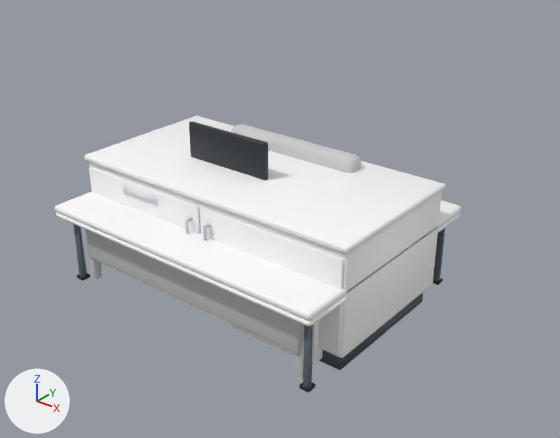
The glTF model game/Art/Models/furniture_kit.glb: old version first, new version second.
Before and after are seen from a 50 mm camera at (2.86, -3.36, 2.58) aimed at (0.17, 0.0, 0.49). Lighting does not change. The marker at lower left points along +X, +Y and +Z. The older version comes first.

In view in the first picture: 'clinical_cupboard', 'lounge_chair', 'office_desk', 'staff_table'.
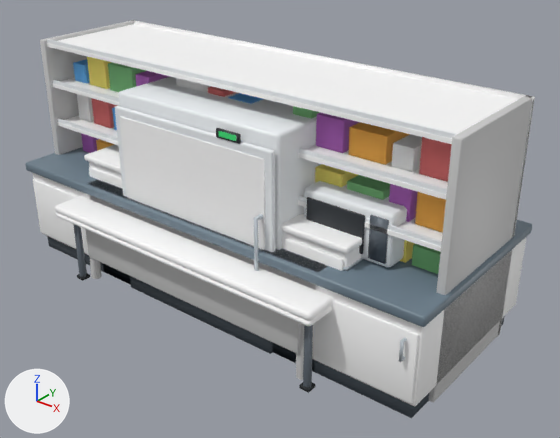
What differs and where, as boxes (x1, y1, x2, y2) in the pictures (560 x 438 px):
'medicine_shelves', added: after (40, 20, 535, 402)
    faces in mat_tintlight_laminate (white #ffffff): (47, 24, 518, 252)
    faces in mat_tintdark_laminate (light grey #cccccc): (40, 21, 534, 402)
    faces in mat_white_plastic (white #eef2f5): (47, 39, 456, 246)
    faces in mat_boxorange (orange #ffb74d): (96, 122, 446, 233)
    faces in mat_boxpurple (purple #ba68c8): (81, 71, 418, 222)
'kitchenette', added: after (26, 147, 532, 418)
    faces in mat_worktop_laminate (greyish blue #6d7f8c): (26, 147, 532, 327)
    faces in mat_tintlight_laminate (white #ffffff): (33, 179, 419, 404)
    faces in mat_tint_laminate (white #ffffff): (33, 173, 526, 406)
    faces in mat_white_plastic (white #eef2f5): (304, 181, 407, 267)
    faces in mat_plinth_rubber (greyish blue #4a545d): (47, 236, 504, 418)
'drug_fridge', added: after (115, 77, 321, 354)
    faces in mat_white_plastic (white #eef2f5): (115, 77, 321, 252)
    faces in mat_plinth_rubber (greyish blue #4a545d): (130, 276, 273, 354)
    faces in mat_chrome (light grey #c3ccd3): (254, 214, 263, 271)
    faces in mat_black_plastic (dark grey #2a2f34): (216, 128, 241, 144)
'drug_fridge_glass', added: after (120, 116, 265, 250)
'plaster_sink', added (mostly hidden): after (88, 180, 327, 372)
    faces in mat_tint_laminate (white #ffffff): (90, 196, 316, 290)
    faces in mat_basin_ceramic (white #f4f7f9): (88, 180, 327, 272)
    faces in mat_plinth_rubber (greyish blue #4a545d): (103, 265, 315, 372)
'instrument_trolley', added (mostly hidden): after (89, 173, 363, 271)
'clinical_cupboard', unchanged, covered by the edit: before (84, 116, 446, 370); after (84, 145, 362, 271)
'lounge_chair', unchanged, covered by the edit: before (231, 124, 361, 173)

Diff of the bpy script that builds the scene:
```diff
--- a/game/Art/Models/furniture_kit.glb.py
+++ b/game/Art/Models/furniture_kit.glb.py
@@ ob_instrument_trolley @@
+ob_instrument_trolley = bpy.data.objects.new('instrument_trolley', me_instrument_trolley)  # 692 vertices, 1260 faces; spans x -1.01..1.01, y -0.51..0.51, z 0.0..0.69; in mat_sink_steel (light grey #c3ccd3), mat_chrome (light grey #c3ccd3), mat_rubber (black #22272b), mat_drape_fabric (blue #3f7fbf), mat_boxwhite (white #f5f5f5)
+ob_instrument_trolley.location = (0.0, 0.0, 0.0)
@@ ob_medicine_shelves @@
+ob_medicine_shelves = bpy.data.objects.new('medicine_shelves', me_medicine_shelves)  # 776 vertices, 1212 faces; spans x -1.5..1.5, y -0.4..0.4, z 0.0..1.43; in mat_tint_laminate (white #ffffff), mat_tintdark_laminate (light grey #cccccc), mat_tintlight_laminate (white #ffffff), mat_white_plastic (white #eef2f5), mat_boxred (pink #e57373), mat_boxblue (blue #64b5f6), mat_boxyellow (yellow #fff176), mat_boxgreen (green #81c784), mat_boxpurple (purple #ba68c8), mat_boxorange (orange #ffb74d), mat_boxwhite (white #f5f5f5)
+ob_medicine_shelves.location = (0.0, 0.0, 0.0)
@@ ob_drug_fridge_glass @@
+ob_drug_fridge_glass = bpy.data.objects.new('drug_fridge_glass', me_drug_fridge_glass)  # a box spanning x -0.54..0.54, y -0.586..-0.574, z 0.17..1.156; in mat_tint_glass (white #ffffff)
+ob_drug_fridge_glass.location = (0.0, 0.0, 0.0)
@@ ob_drug_fridge @@
+ob_drug_fridge = bpy.data.objects.new('drug_fridge', me_drug_fridge)  # 264 vertices, 452 faces; spans x -0.6..0.6, y -0.639..0.6, z 0.0..1.286; in mat_plinth_rubber (greyish blue #4a545d), mat_white_plastic (white #eef2f5), mat_jug_plastic (blue #b3e5fc), mat_chrome (light grey #c3ccd3), mat_boxblue (blue #64b5f6), mat_boxyellow (yellow #fff176), mat_boxgreen (green #81c784), mat_boxwhite (white #f5f5f5), mat_boxred (pink #e57373), mat_black_plastic (dark grey #2a2f34), mat_led (green #3ee07a)
+ob_drug_fridge.location = (0.0, 0.0, 0.0)
@@ ob_kitchenette @@
+ob_kitchenette = bpy.data.objects.new('kitchenette', me_kitchenette)  # 735 vertices, 1394 faces; spans x -1.52..1.52, y -0.65..0.61, z 0.0..0.95; in mat_plinth_rubber (greyish blue #4a545d), mat_tint_laminate (white #ffffff), mat_tintlight_laminate (white #ffffff), mat_chrome (light grey #c3ccd3), mat_worktop_laminate (greyish blue #6d7f8c), mat_sink_steel (light grey #c3ccd3), mat_black_plastic (dark grey #2a2f34), mat_kettle_plastic (white #eceff1), mat_white_plastic (white #eef2f5), mat_frame_metal (greyish blue #5e6770)
+ob_kitchenette.location = (0.0, 0.0, 0.0)
@@ ob_plaster_sink @@
+ob_plaster_sink = bpy.data.objects.new('plaster_sink', me_plaster_sink)  # 521 vertices, 990 faces; spans x -0.92..0.92, y -0.65..0.62, z 0.0..0.9; in mat_plinth_rubber (greyish blue #4a545d), mat_tint_laminate (white #ffffff), mat_tintlight_laminate (white #ffffff), mat_chrome (light grey #c3ccd3), mat_basin_ceramic (white #f4f7f9), mat_sink_steel (light grey #c3ccd3)
+ob_plaster_sink.location = (0.0, 0.0, 0.0)
```
